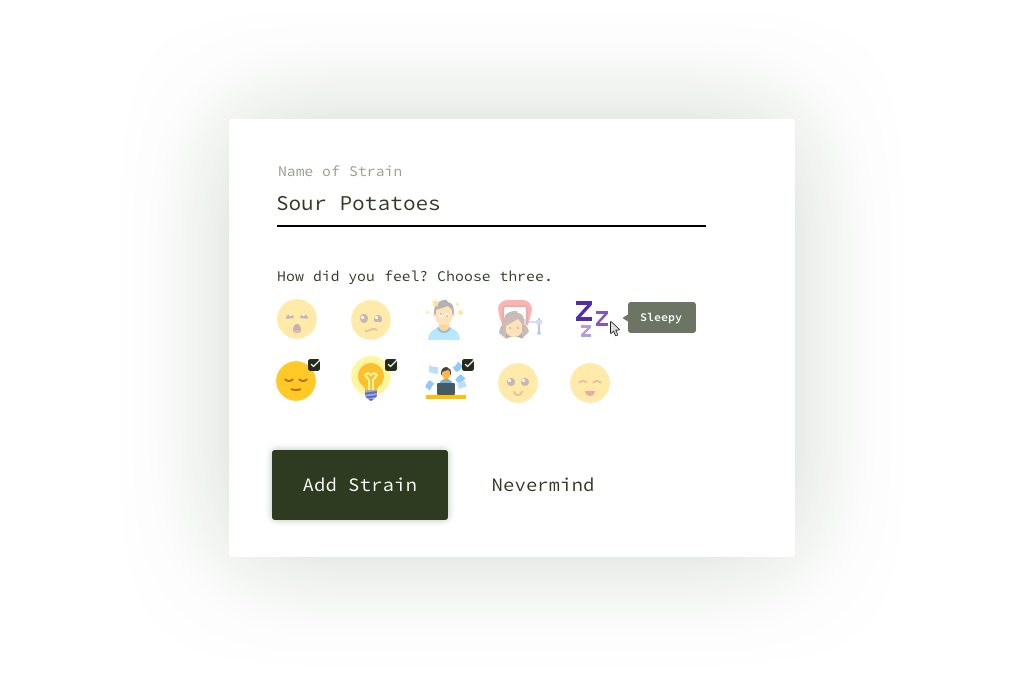
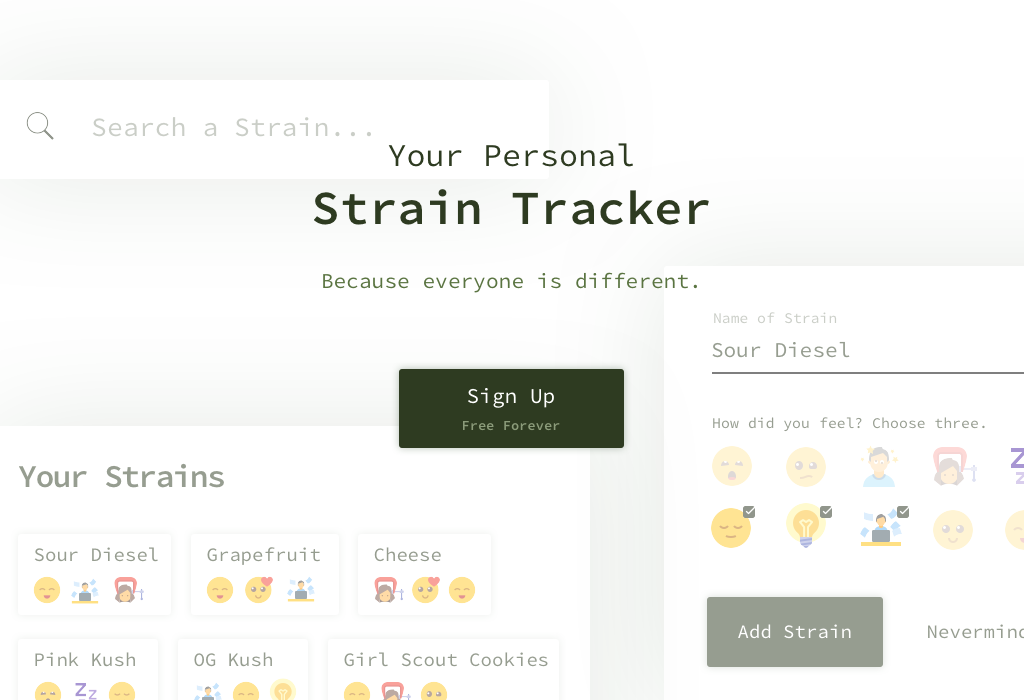
Layer changes from the first 1024×700 image to the second:
added group "GUEST" with 10 layers above "ADD STRAIN" over [0, 6, 1024, 700]
added layer "Your Personal Strain Tracker Because everyone is different." in group "GUEST" over [314, 143, 709, 293]
added layer "Sign Up Free Forever" in group "GUEST" over [463, 388, 560, 431]
added layer "Rounded Rectangle 3" in group "GUEST" over [399, 369, 624, 448]
added layer "Layer 6 copy" (50%) in group "GUEST" over [0, 6, 654, 288]
added layer "Layer 35 copy 5" (50%) in group "GUEST" over [0, 317, 699, 700]
added layer "Layer 25 copy 6" (50%) in group "GUEST" over [555, 157, 1024, 700]
hid group "ADD STRAIN" (25 layers) over [0, 6, 1024, 700]
renamed "Sour Potatoes" to "Sour Diesel", painted on it over [277, 194, 440, 211]
hid group "SEARCH BAR" (3 layers) over [229, 41, 795, 140]
